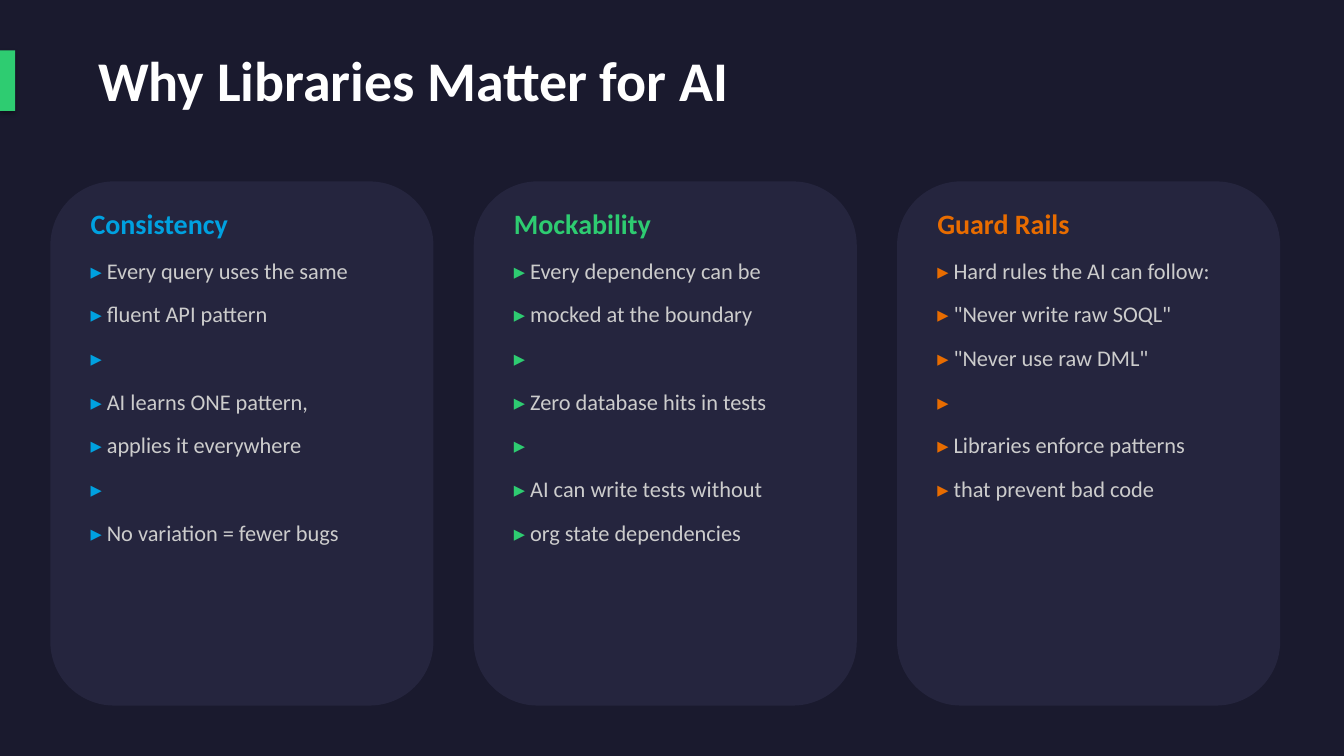
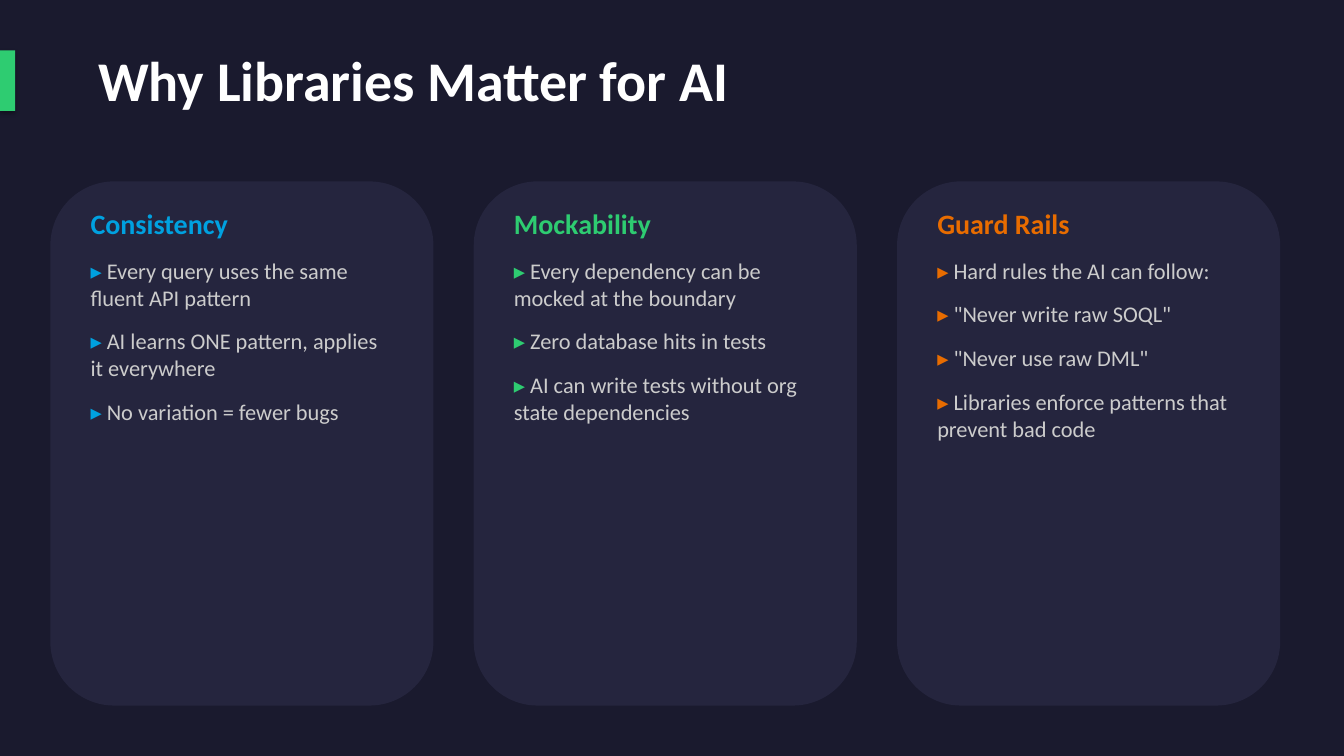
Before and after one commit to vernemi2/claude-code-user-group, a slide deck: slide 7 of docs/presentation.pptx. Drawn at 1344x756 pixels with LibreOffice and Linux fonts; fonts in the diff are those of the drawing. Boxes give left, top, right and bottom in pixels: in the first picture for what was removed or moved away, otherwise in the second. Text is boxed around its words. In the diff, an @@ line names an element or a change of style, - is before the commit and + after.

```diff
--- a/docs/presentation.pptx
+++ b/docs/presentation.pptx
@@ text at (91, 263, 377, 380): text changed @@
-▸ Every query uses the same
-▸ fluent API pattern
-▸
-▸ AI learns ONE pattern,
-▸ applies it everywhere
-▸
+▸ Every query uses the same fluent API pattern
+▸ AI learns ONE pattern, applies it everywhere
@@ text at (514, 263, 761, 310): text changed @@
-▸ Every dependency can be
-▸ mocked at the boundary
-▸
+▸ Every dependency can be mocked at the boundary
@@ text at (514, 377, 797, 424): text changed @@
-▸
-▸ AI can write tests without
-▸ org state dependencies
+▸ AI can write tests without org state dependencies
@@ text at (937, 394, 1227, 441): text changed @@
-▸
-▸ Libraries enforce patterns
-▸ that prevent bad code
+▸ Libraries enforce patterns that prevent bad code
```
Also in this commit, not shown: 3 other slides changed, 1 other file.
